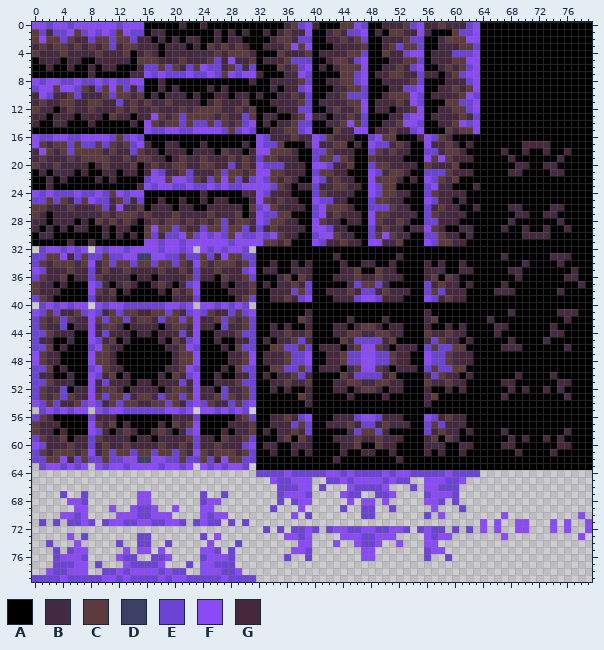
Two states of a sprite sheet, graphics/tileset-forest-grass2.png. Above, as it was before the edit.
The file is 80x80 pixels.
Palette (. is transparent): A #000000  B #432c43  C #5c3b3e  D #3c4065  E #6c44d3  F #8a4af4  G #45283c
The result:
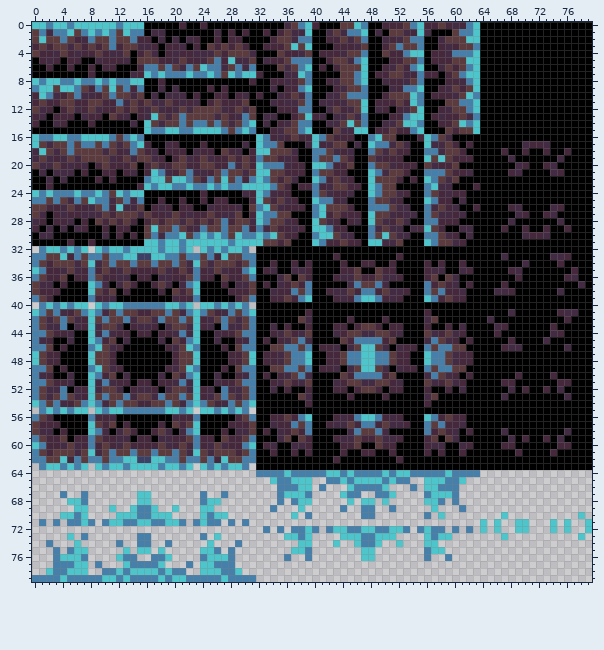
What changed:
colour E: #6c44d3 -> #467faa
colour F: #8a4af4 -> #4dc5cb
